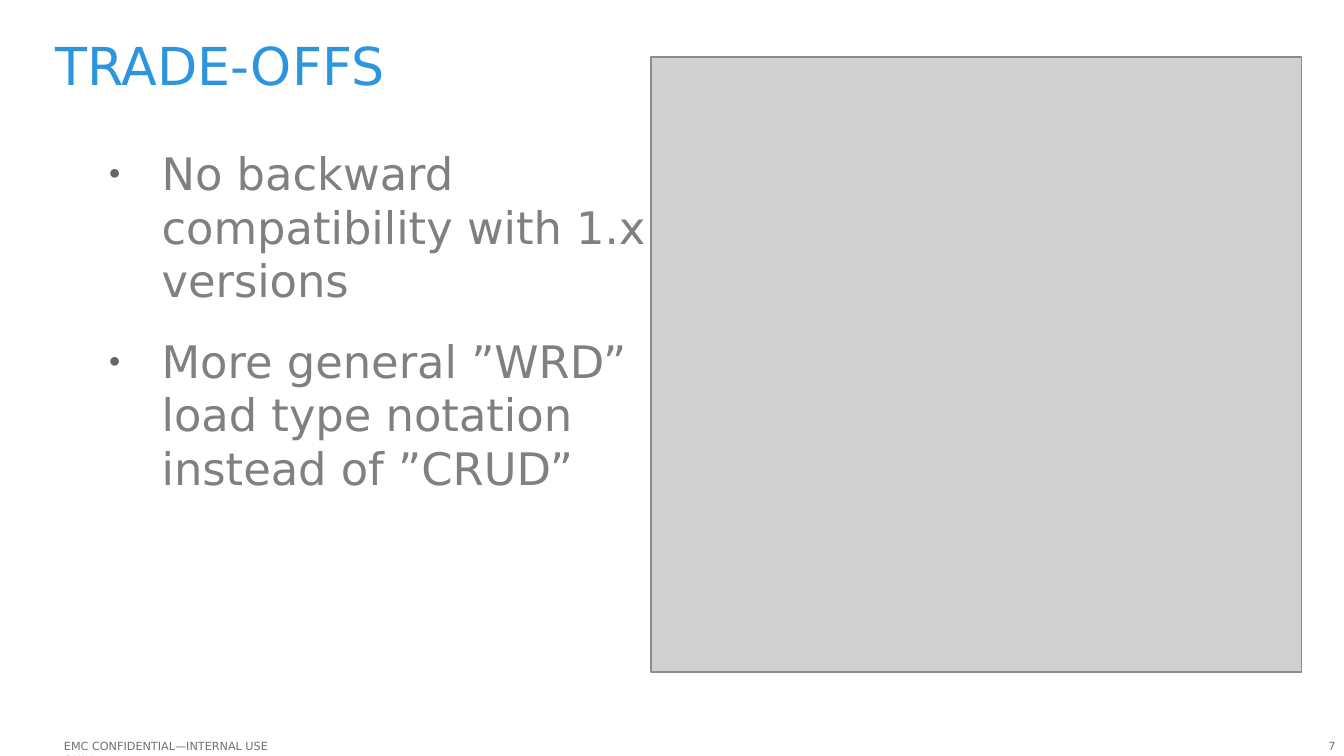
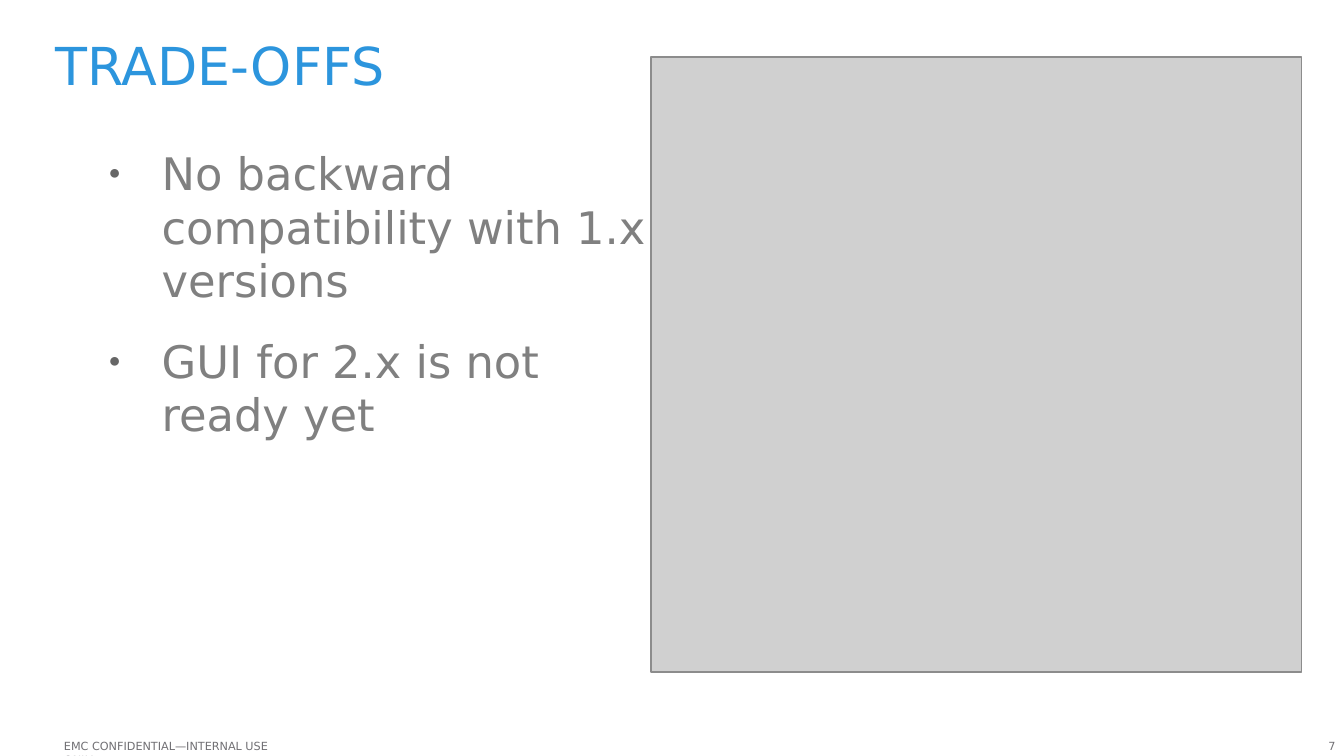
Before and after one commit to emc-mongoose/mongoose, a slide deck: slide 7 of doc/emcmongoosev2.odp. Drawn at 1344x756 pixels with LibreOffice and Linux fonts; fonts in the diff are those of the drawing; grey boxes stand for pictures; background and template pictures are left out. Boxes give left, top, right and bottom in pixels: in the first picture for what was removed or moved away, otherwise in the second. Text is boxed around its words. In the diff, an @@ line names an element or a change of style, - is before the commit and + after.

```diff
--- a/doc/emcmongoosev2.odp
+++ b/doc/emcmongoosev2.odp
@@ text at [162,344,539,441]: text changed @@
-● More general ”WRD” load type notation instead of ”CRUD”
+● GUI for 2.x is not ready yet
```
Also in this commit, not shown: 1 other slide changed, 1 other file.
